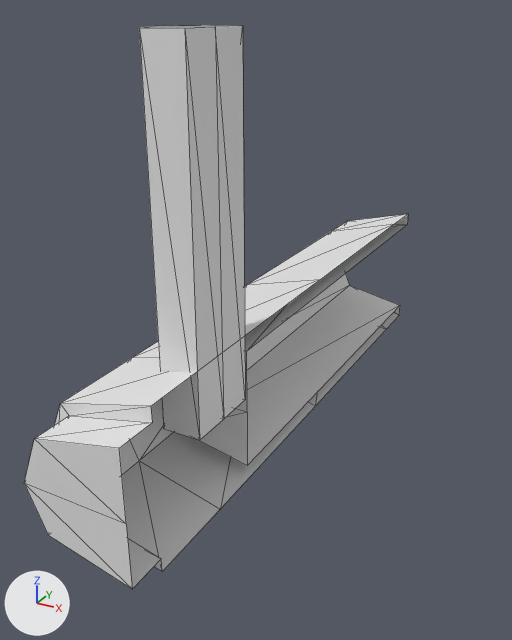
The glTF model Assets/beam blaster.glb: old version first, new version second.
One viewpoint serves both versions: a 50 mm lens placed at (0.624, -1.035, 0.678), pointed at (-0.081, 0.247, 0.036). Arrows for +X, +Y and +Z are at lower left; the lights stay in place. Mesh edges are drawn as thin lines. Materials are left out; every surface is plain grey. Where no turn or scale is listed for an object, it has been applied to the vertices. Vertices at the same position are counted once.

Objects in the first picture: 'Engine.002'.
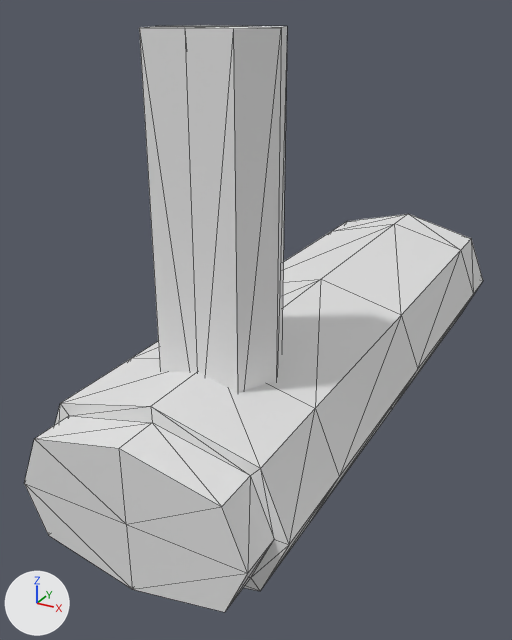
The newer file is also turned or shifted as a whole; pictures and numbers use the older file's frame.

Where the change shows, as pixel boxes [x1, y1, x2, y2] in the pictures (512 x 640 px):
```json
{"object": "Engine.002", "change": "reshaped", "before": [24, 25, 408, 589], "after": [24, 25, 483, 612], "on screen": "19% wider"}
{"part": 1, "of": "me_cube_005", "change": "added", "after": [119, 26, 483, 612]}
```

Edits to the scene script, one JSON object a line:
```json
{"block": "me_cube_005", "where": "# used by ob_engine_002; location = (0.0, 0.0, 0.0)"}
{"op": "remove", "block": "me_cube_005", "code": "me_cube_005.from_pydata(...)  # 59 vertices, 92 faces; spans x -0.251..0.0, y -0.333..1.082, z -0.25..0.652"}
{"op": "add", "block": "me_cube_005", "code": "me_cube_005.from_pydata(...)  # 92 vertices, 180 faces; spans x -0.251..0.251, y -0.333..1.082, z -0.25..0.652"}
{"block": "me_cube_005", "change": "me_cube_005 part 1"}
{"block": "me_cube_005", "change": "18 vertices are added at x 0.081..0.225, y -0.333..1.082, z -0.18..0.652"}
{"block": "me_cube_005", "change": "5 new vertices lie (0.2, 0.0, 0.05) away from vertices in x 0.0, y -0.25..1.082, z -0.25"}
{"block": "me_cube_005", "change": "5 new vertices lie (0.051, 0.0, 0.118) away from vertices in x 0.2, y -0.25..1.082, z -0.2"}
{"block": "me_cube_005", "change": "5 new vertices lie (0.2, 0.0, -0.05) away from vertices in x 0.0, y -0.25..1.082, z 0.093"}
{"block": "me_cube_005", "change": "88 new faces join them"}
```
